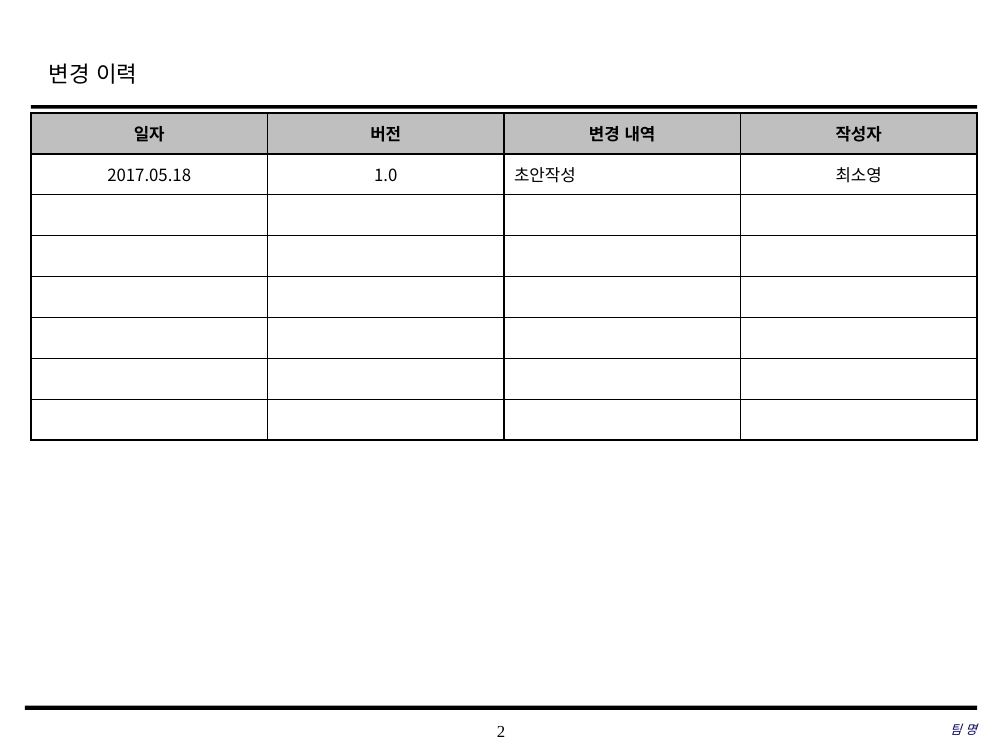
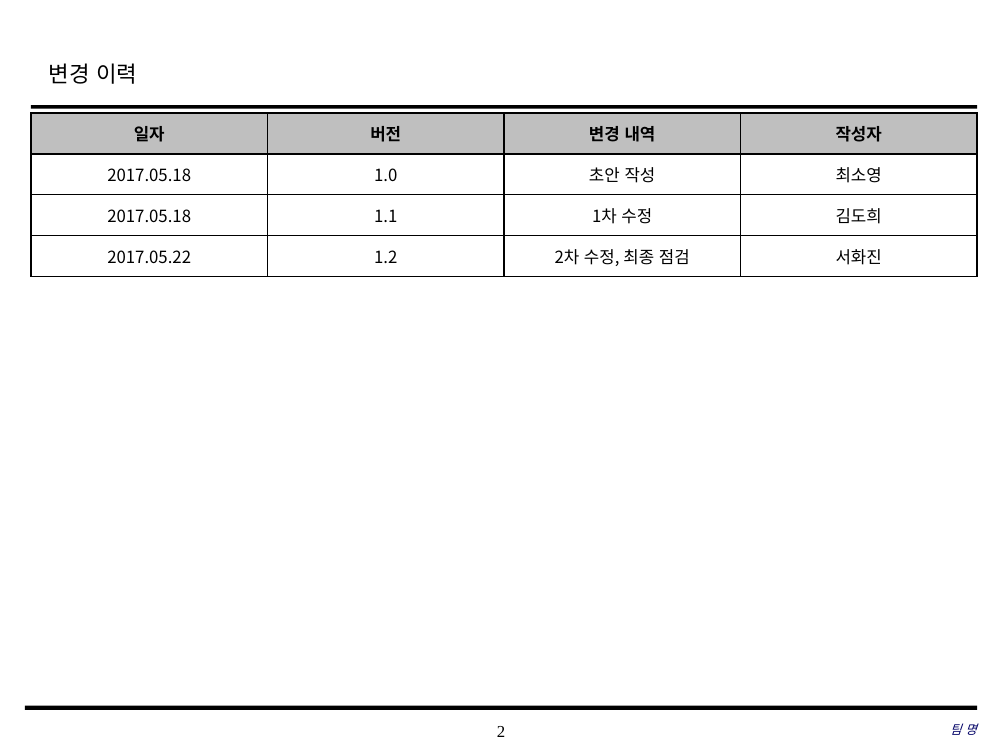
Before and after one commit to SE-admin/SE2017_2_mousai, a slide deck: slide 2 of doc/3_ 설계서/UI Design Template.pptx. Drawn at 1008x756 pixels with LibreOffice and Linux fonts; fonts in the diff are those of the drawing; background and template pictures are left out. Boxes give left, top, right and bottom in pixels: in the first picture for what was removed or moved away, otherwise in the second. Text is boxed around its words. In the diff, an @@ line names an element or a change of style, - is before the commit and + after.

Commit message:
유아이다이어그램 20170525_01_최소영(확인만함 수정x)

```diff
--- a/doc/3_ 설계서/UI Design Template.pptx
+++ b/doc/3_ 설계서/UI Design Template.pptx
@@ table at box(31, 113, 979, 276) @@
-row 2: 2017.05.18 | 1.0 | 초안작성 | 최소영
-row 3:  |  |  | 
-row 4:  |  |  | 
-row 5:  |  |  | 
-row 6:  |  |  | 
-row 7:  |  |  | 
-row 8:  |  |  | 
+row 2: 2017.05.18 | 1.0 | 초안 작성 | 최소영
+row 3: 2017.05.18 | 1.1 | 1차 수정 | 김도희
+row 4: 2017.05.22 | 1.2 | 2차 수정, 최종 점검 | 서화진
```
Also in this commit, not shown: 3 other slides changed, 14 slides added.
